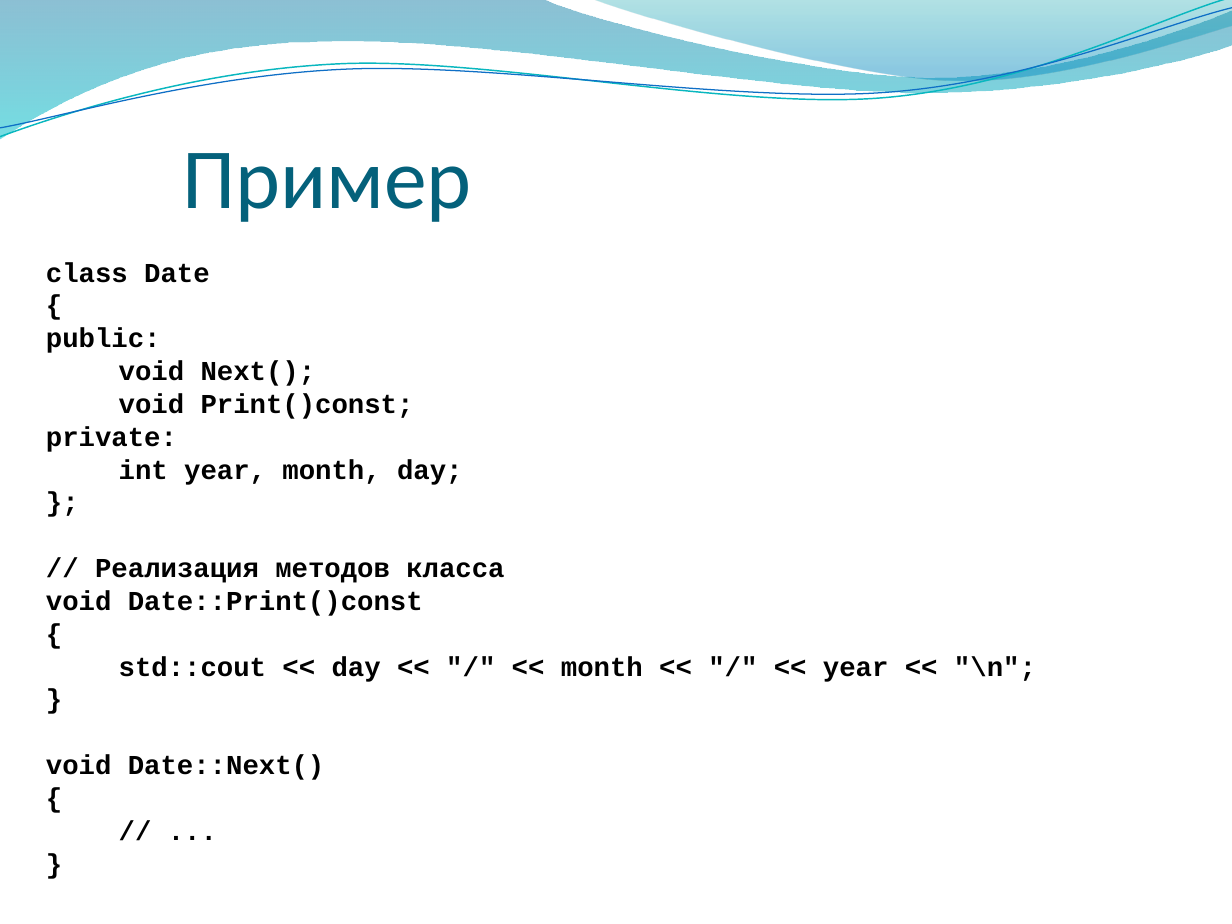
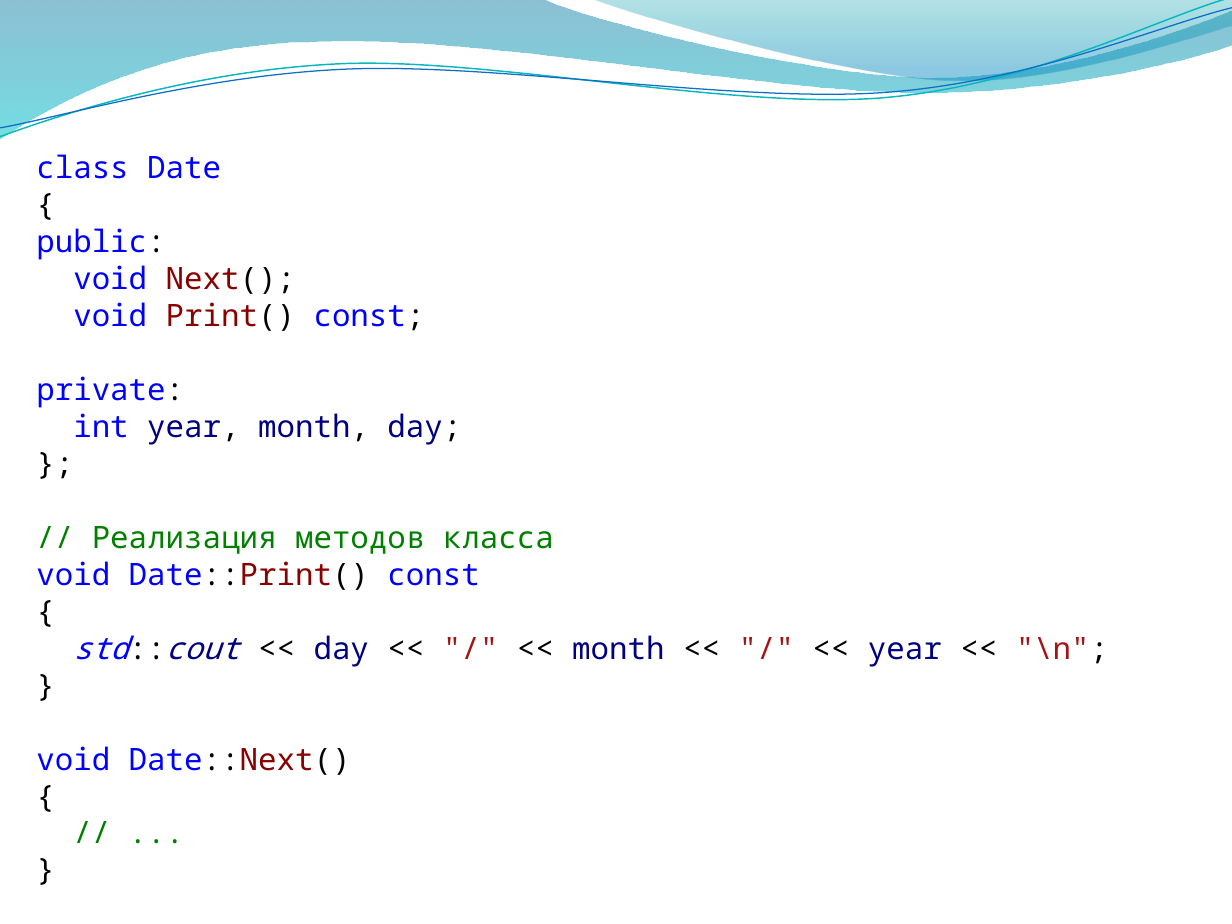
Before and after one commit to alexey-malov/oop, a slide deck: slide 22 of lectures/02/Основы ООП.pptx (slide 21 before the commit). Drawn at 1232x924 pixels with LibreOffice and Linux fonts; fonts in the diff are those of the drawing; background and template pictures are left out. Boxes give left, top, right and bottom in pixels: in the first picture for what was removed or moved away, otherwise in the second. Text is boxed around its words. In the diff, an @@ line names an element or a change of style, - is before the commit and + after.

```diff
--- a/lectures/02/Основы ООП.pptx
+++ b/lectures/02/Основы ООП.pptx
@@ text "class Date": place and size @@
-text "class Date" at [46,262,1036,780]
+text "class Date" at [36,154,1108,775]
@@ text at [36,154,1108,775]: size 16 to 18 pt, font Courier New to Noto Sans Mono, bold off in "class Date", "{", "public:", "void Next();" and 11 more places; text colour #000000 to #0000FF in "class Date", "public:", "void", "private:" and 3 more places; text colour #000000 to #880000 in "Next();", "Date::Next()"; text colour #000000 to #000080 in "year, month, day;", "std::cout day month year"; text colour #000000 to #008000 in "// Реализация методов класса", "// ..."; text colour #000000 to #A31515 in ""/" "/" "\n";"; italic on in "std::cout"; more space between paragraphs @@
@@ title removed at [182,153,472,222] @@
-Пример
@@ text at [73,302,425,331]: text changed; size 16 to 18 pt; font Courier New to Noto Sans Mono; text colour #000000 to #0000FF; bold off @@
-void Print()const;
+void Print() const;
@@ text at [36,561,479,590]: text changed; size 16 to 18 pt; font Courier New to Noto Sans Mono; text colour #000000 to #0000FF; bold off @@
-void Date::Print()const
+void Date::Print() const
```
Also in this commit, not shown: 9 other slides changed, 3 slides added, 2 slides removed.
